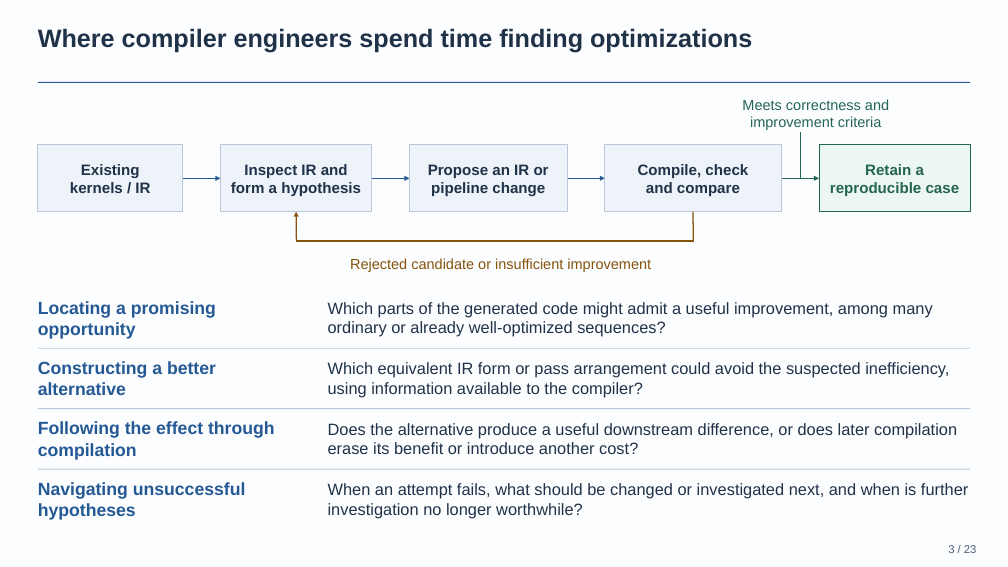
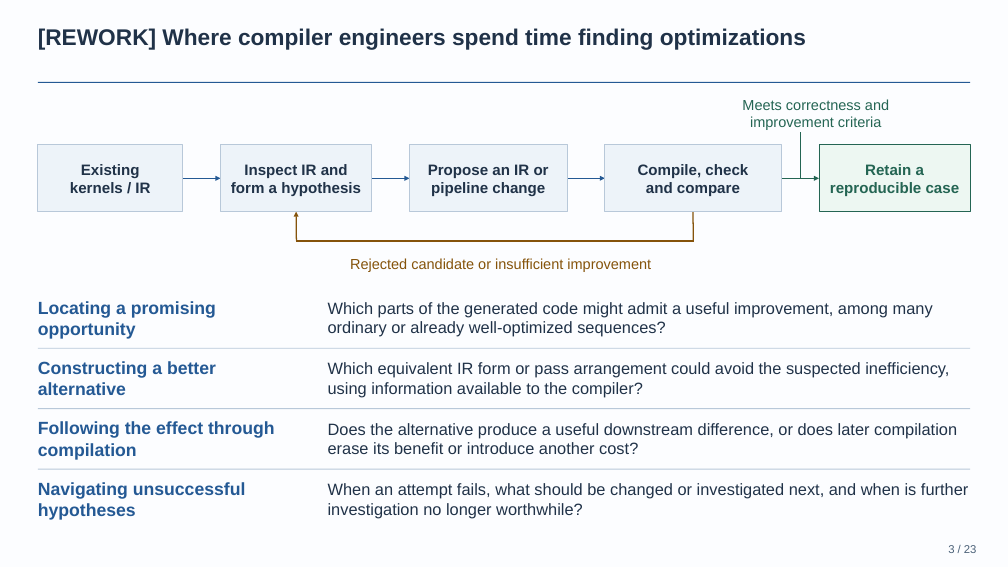
Before and after one commit to BonZirka/ascend-npu-optimization-research, a slide deck: slide 3 of output/ascend-optimization-pitch/ascend-optimization-technical.pptx. Drawn at 1008x567 pixels with LibreOffice and Linux fonts; fonts in the diff are those of the drawing. Boxes give left, top, right and bottom in pixels: in the first picture for what was removed or moved away, otherwise in the second. Text is boxed around its words. In the diff, an @@ line names an element or a change of style, - is before the commit and + after.

Commit message:
Mark slide three for rework in the deck

```diff
--- a/output/ascend-optimization-pitch/ascend-optimization-technical.pptx
+++ b/output/ascend-optimization-pitch/ascend-optimization-technical.pptx
@@ text at (38, 28, 806, 50): text changed; size 30 to 27 pt @@
-Where compiler engineers spend time finding optimizations
+[REWORK] Where compiler engineers spend time finding optimizations
```
Also in this commit, not shown: 4 other files.
